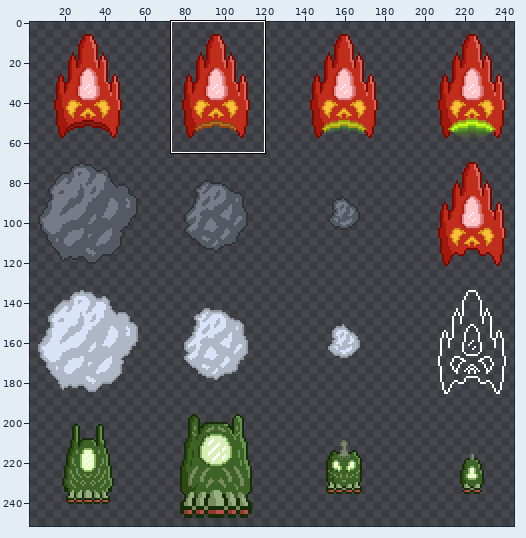
Two states of a sprite sheet, res/img/tile01.png. Above: a wide view before the commit, with the close-up outlined.
Close-up. Old version:
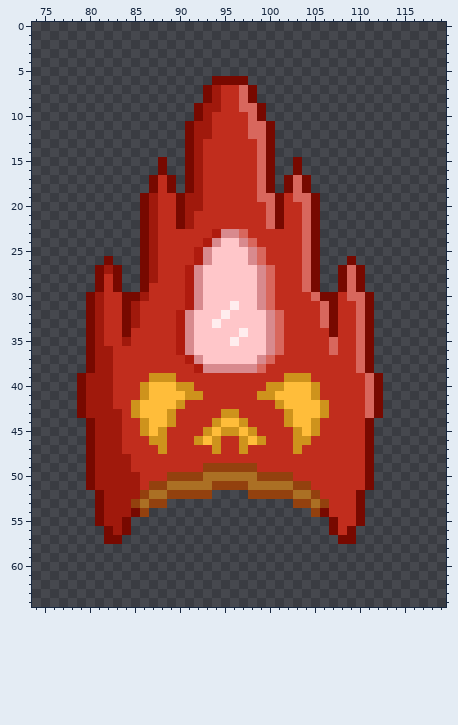
The file is 256x256 pixels. Pixels under 10% opacity are left out. Colours within 5 levels of each other are drawn and written as one. Shown: x 74..119, y 0..64. The wide view leaves out empty margins. The commit also changed other parts of the picture, which this record leaves out.
And afterwards:
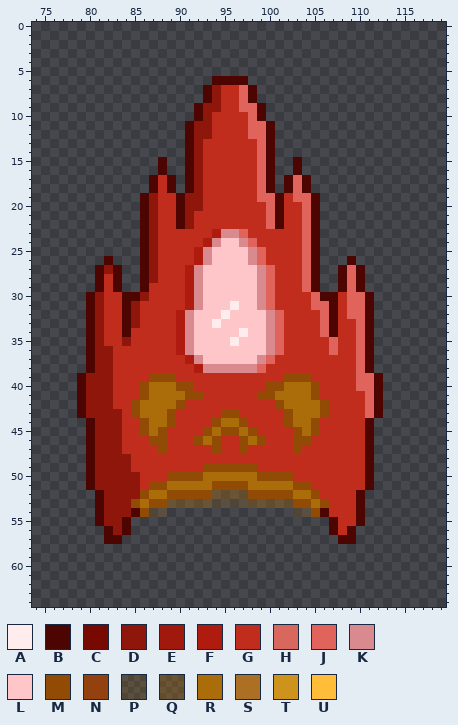
Palette (. is transparent): A #ffedee  B #4c0500  C #770900  D #8e160b  E #a0190c  F #af1b0e  G #c12d1d  H #d8675d  J #e0645c  K #d88a8e  L #ffc6c9  M #914b05  N #93410e  P #aa6d0a33  Q #aa6d0a59  R #aa6d0a  S #ab7024  T #ce931c  U #ffbd3a
What changed:
Changed rows in their new state; - is an unchanged pixel.
first column x 79:
 6 ---------------BBBB---------------
 7 --------------BD--JB--------------
 8 --------------BD--JB--------------
 9 -------------BDD--JJB-------------
10 -------------BD----JB-------------
11 ------------BDD----JJB------------
12 ------------BDD----JJB------------
13 ------------BD------JB------------
14 ------------BD------JB------------
15 ---------B--BD------JB--B---------
16 ---------B--BD------JB--B---------
17 --------B-B-BD------JB-BJB--------
18 --------B-B-BD------JB-BJB--------
19 -------BD--BDD------JJB-JJB-------
20 -------BD--BDD-------JB--JB-------
21 -------BD--BD--------JB--JB-------
22 -------BD--BD--------JB--JB-------
23 -------BD---------J------JB-------
24 -------BD----------J-----JB-------
25 -------BD-----------J----JB-------
26 ---B---BD-----------J----JB---B---
27 --BDB--BD------------J---JB--BJB--
28 --B-B--BD------------J---JB--BJB--
29 --B-B--B-------------J---JB--BJB--
30 -BD--BBD-------------J----JBB-JJB-
31 -BD--BD--------------J----JJB-JJB-
32 -BD--BD---------------J----JB-JJB-
33 -BD--BD---------------J----JB--JB-
34 -BD--B----------------J----JB--JB-
35 -BD--D----------------J-----J--JB-
36 -BDD------------------J-----J--JB-
37 -BDD-----------------J---------JB-
38 -BDD----------------J----------JB-
39 BDDD----MMM------------MMM-----JJB
40 BDDD---MRRRMM--------MMRRRM----JJB
41 BDDD---MRRRRMM------MMRRRRM-----JB
42 BDDD--MRRRRM----------MRRRRM----JB
43 BDDDD-MRRRM-----MM-----MRRRM----JB
44 -BDDD--MRRM----MRRM----MRRM-----B-
45 -BDDD--MRM----MRMMRM----MRM-----B-
46 -BDDD---MM---MRM--MRM---MM------B-
47 -BDDD----M-----M--M-----M-------B-
48 -BDDDD--------------------------B-
49 -BDDDD--------MMMMMM------------B-
50 -BDDDDD---MMMMRRRRRRMMMM--------B-
51 -BDDDDD-MMRRRRRMMMMRRRRRMM------B-
52 --BDDDDMRRMMMMMQQQQMMMMMRRM----B--
53 --BDDDMRMMQQQQQPPPPQQQQQMMRM---B--
54 --BDDDBMPP--------------PPMB---B--
55 --BDDB----------------------B--B--
56 ---BDB----------------------B-B---
57 ---BB------------------------BB---
Pixel boxes of the changes (left, top, right, bottom) in both close-ups:
changed: (77, 76, 383, 544)
